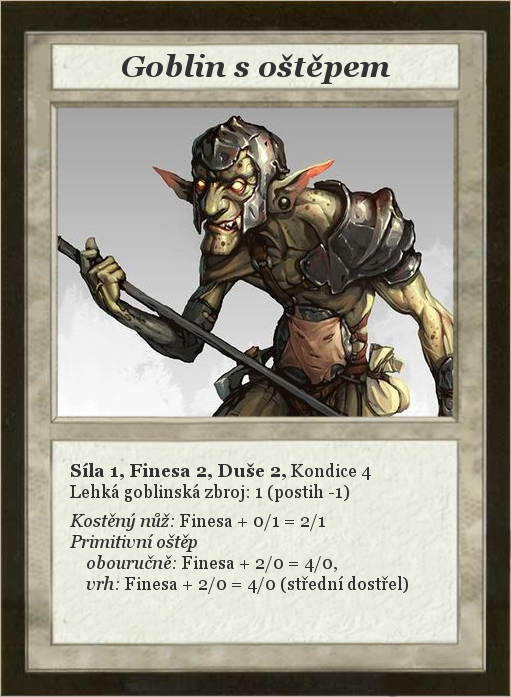
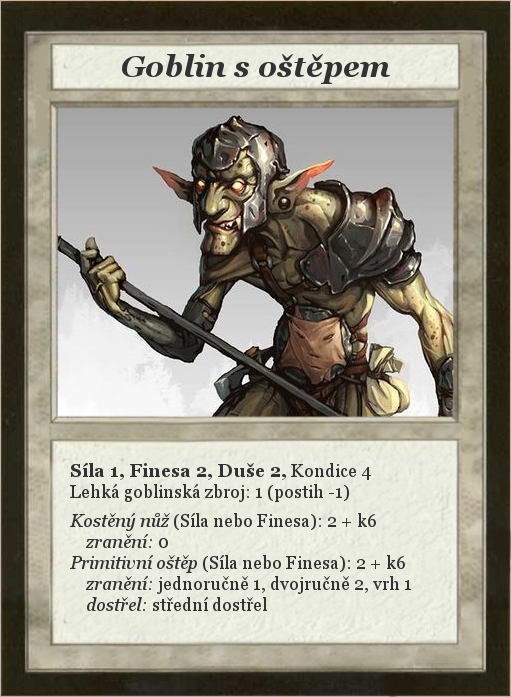
Revision of a layered 511px x 697px image; what changed, layer by layer:
painted on "Síla 1, Finesa 2, Duše 2, Kond..." over [70, 513, 411, 611]
